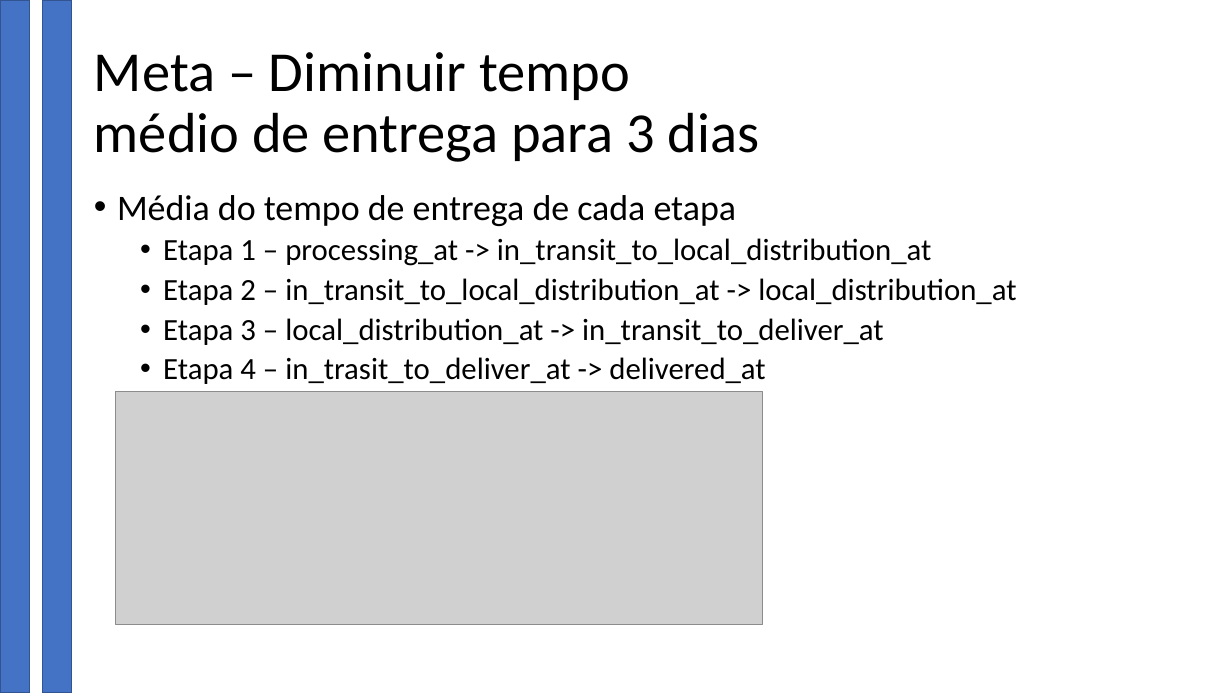
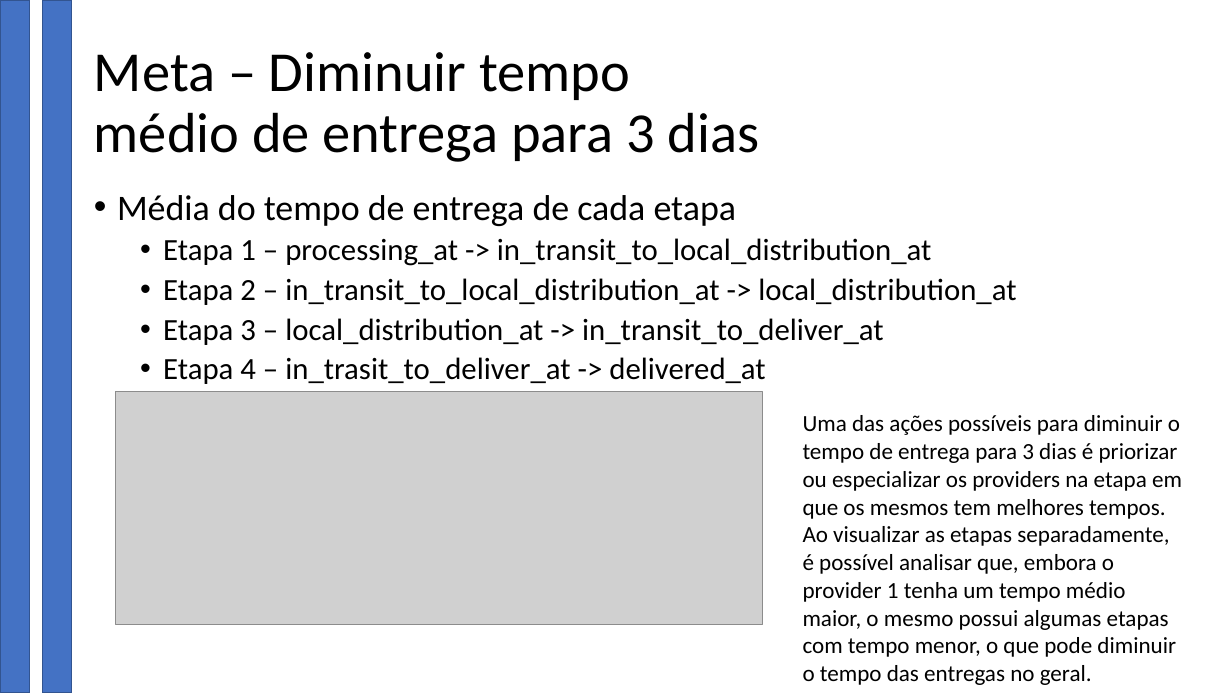
Before and after one commit to b4h14/Logistics-test, a slide deck: slide 11 of Apresentacao.pptx (slide 8 before the commit). Drawn at 1232x693 pixels with LibreOffice and Linux fonts; fonts in the diff are those of the drawing; grey boxes stand for pictures; background and template pictures are left out. Boxes give left, top, right and bottom in pixels: in the first picture for what was removed or moved away, otherwise in the second. Text is boxed around its words. In the diff, an @@ line names an element or a change of style, - is before the commit and + after.

```diff
--- a/Apresentacao.pptx
+++ b/Apresentacao.pptx
@@ text added at (803, 415, 1182, 685), 18 pt, text #000000 @@
+Uma das ações possíveis para diminuir o tempo de entrega para 3 dias é priorizar ou especializar os providers na etapa em que os mesmos tem melhores tempos.
+Ao visualizar as etapas separadamente, é possível analisar que, embora o provider 1 tenha um tempo médio maior, o mesmo possui algumas etapas com tempo menor, o que pode diminuir o tempo das entregas no geral.
```
Also in this commit, not shown: 4 other slides changed, 4 slides added.
